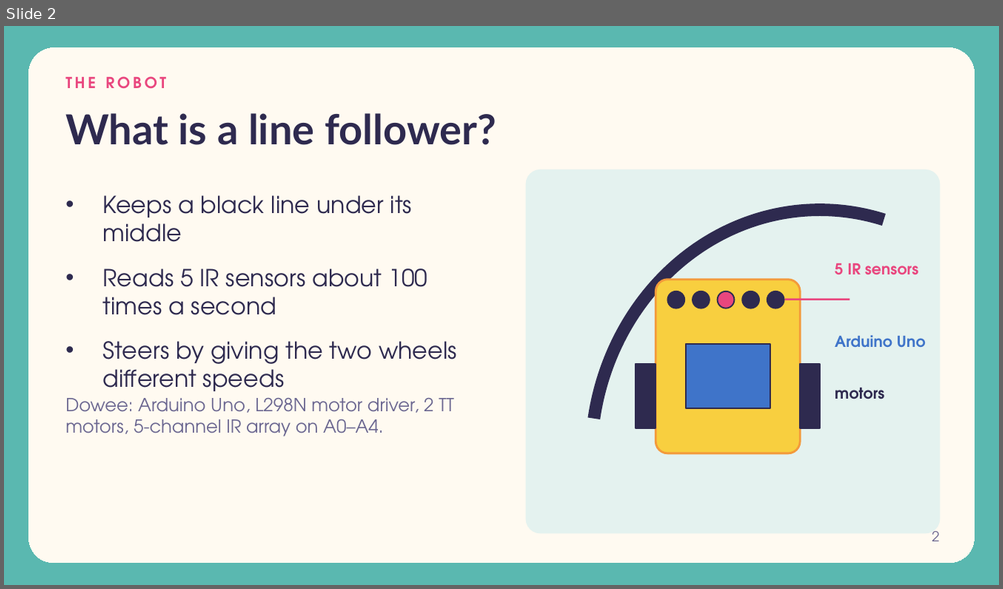
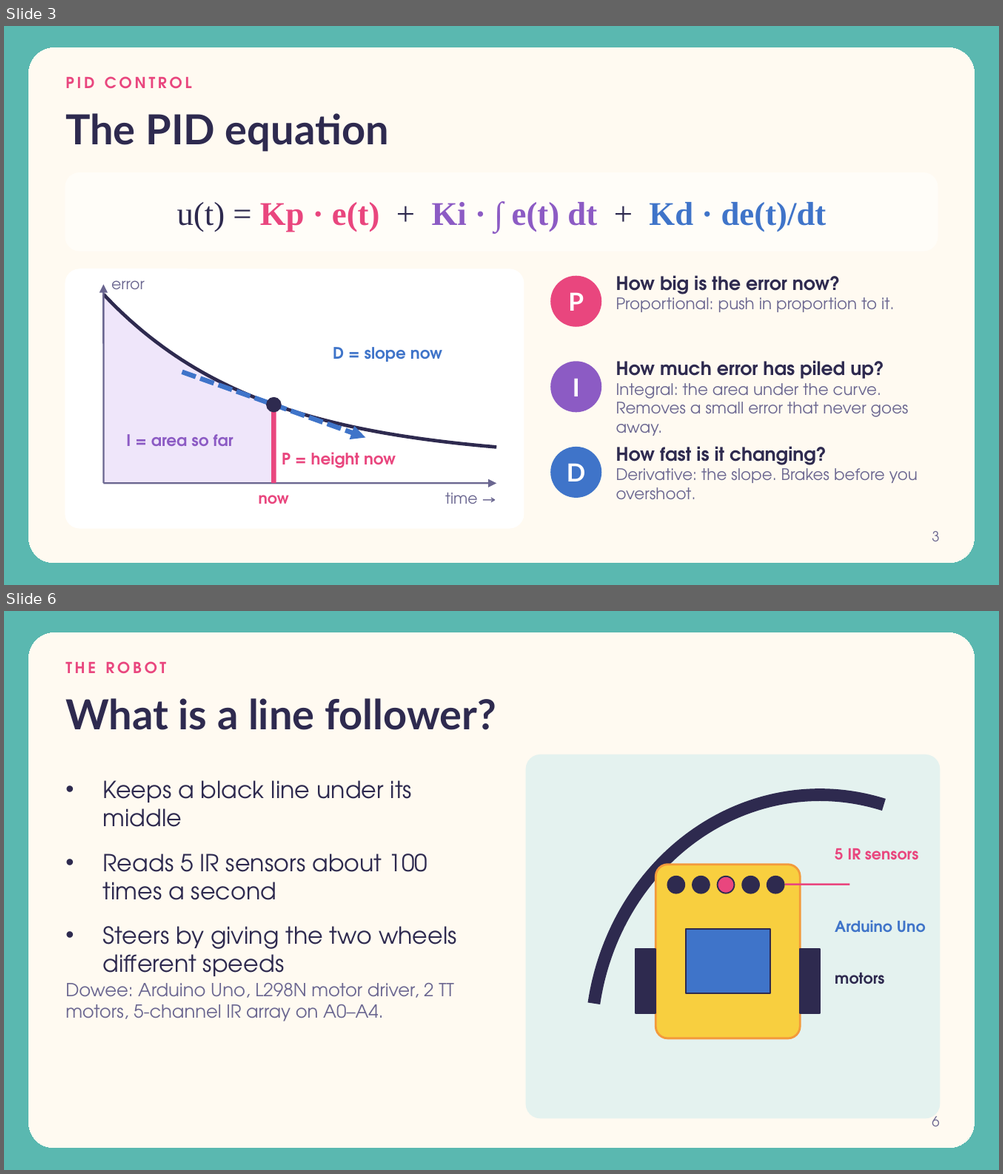
Before and after one commit to crepe34/DOWEE, a slide deck: docs/line-follower-intro.pptx. Shown one above the other, each under a label of ours: slide 2 before the commit, slides 3 and 6 after it; the slides between them are not shown. The pictures are 1003x589 and 1003x1174 pixels, drawn with LibreOffice and Linux fonts; fonts in the diff are those of the drawing. Boxes give left, top, right and bottom in pixels: in the first picture for what was removed or moved away, otherwise in the second. Text is boxed around its words. In the diff, an @@ line names an element or a change of style, - is before the commit and + after.

```diff
--- a/docs/line-follower-intro.pptx
+++ b/docs/line-follower-intro.pptx
@@ slide 3 added at [4, 26, 999, 585], background #5AB8B0; not listed: 1 template element that a slide beside it also shows @@
@@ text added at [65, 76, 192, 89], 11 pt, text #E9467E, bold @@
+PID CONTROL
@@ title added at [65, 113, 389, 152], 30 pt, text #2E2A4F, bold @@
+The PID equation
@@ rounded rectangle added at [65, 173, 937, 251], fill #FFFDF8, outline #FFFDF8 1 pt @@
@@ text added at [177, 202, 826, 232], 24 pt, text #3F74C9, bold @@
+u(t) = Kp · e(t) + Ki · ∫ e(t) dt + Kd · de(t)/dt
@@ rounded rectangle added at [65, 269, 523, 528], fill #FFFFFF, outline #FFFFFF 1 pt @@
@@ arrow added from (103, 483) to (103, 284), #6A6690 1.25 pt @@
@@ text added at [111, 281, 145, 289], 11 pt, text #6A6690 @@
+error
@@ ellipse added at [551, 277, 600, 326], fill #E9467E, outline #E9467E 1 pt @@
@@ text added at [616, 275, 894, 312], 11.5 pt, text #6A6690 @@
+How big is the error now?
+Proportional: push in proportion to it.
@@ freeform shape added at [103, 295, 273, 483], fill #EFE6FA, outline #EFE6FA 0.5 pt @@
@@ freeform shape added at [103, 295, 496, 483], outline #2E2A4F 2.5 pt @@
@@ text added at [568, 292, 583, 311], 18 pt, text #FFFFFF, bold @@
+P
@@ text added at [333, 347, 442, 362], 11.5 pt, text #3F74C9, bold @@
+D = slope now
@@ arrow added from (182, 372) to (365, 437), #3F74C9 3.5 pt dashed @@
@@ ellipse added at [551, 362, 600, 412], fill #8C5BC4, outline #8C5BC4 1 pt @@
@@ text added at [572, 378, 580, 397], 18 pt, text #FFFFFF, bold @@
+I
@@ text added at [616, 360, 908, 436], 11.5 pt, text #6A6690 @@
+How much error has piled up?
+Integral: the area under the curve. Removes a small error that never goes away.
@@ ellipse added at [267, 398, 281, 412], fill #2E2A4F, outline #2E2A4F 1 pt @@
@@ line added from (273, 405) to (273, 483), #E9467E 3.5 pt @@
@@ text added at [126, 434, 233, 446], 11.5 pt, text #8C5BC4, bold @@
+I = area so far
@@ text added at [616, 446, 917, 500], 11.5 pt, text #6A6690 @@
+How fast is it changing?
+Derivative: the slope. Brakes before you overshoot.
@@ text added at [282, 452, 395, 469], 11.5 pt, text #E9467E, bold @@
+P = height now
@@ ellipse added at [551, 448, 600, 497], fill #3F74C9, outline #3F74C9 1 pt @@
@@ text added at [566, 463, 586, 482], 18 pt, text #FFFFFF, bold @@
+D
@@ arrow added from (103, 483) to (496, 483), #6A6690 1.25 pt @@
@@ text added at [259, 495, 290, 504], 11 pt, text #E9467E, bold @@
+now
@@ text added at [445, 493, 478, 504], 11 pt, text #6A6690 @@
+time →
@@ page number added at [931, 531, 939, 542], 10 pt, text #6A6690 @@
+3
@@ what was slide 2 is now slide 6 @@
@@ page number at [931, 1116, 939, 1127]: text changed @@
-2
+6
```
Also in this commit, not shown: 2 slides changed, 3 other slides added.
